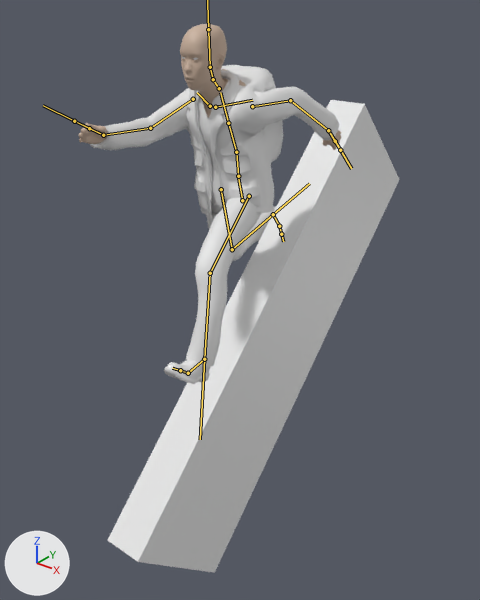
An edit to the FBX model Assets/blackwhite-side-scroller/Models/hero.fbx, drawn before and after from the same camera.
The view is the same before and after, from a 50 mm camera at (2.0, -2.44, 1.7) aimed at (-0.17, 0.27, 0.02). The axes (+X, +Y, +Z) are drawn at lower left. The lights are the same throughout. Both versions are drawn at frame 24 of the action 'metarig|Run'; the numbers are the values there. The bones that bend it are drawn over the model as lines.

Names of what the first picture shows: 'Cube', 'makehuman_character-base'.
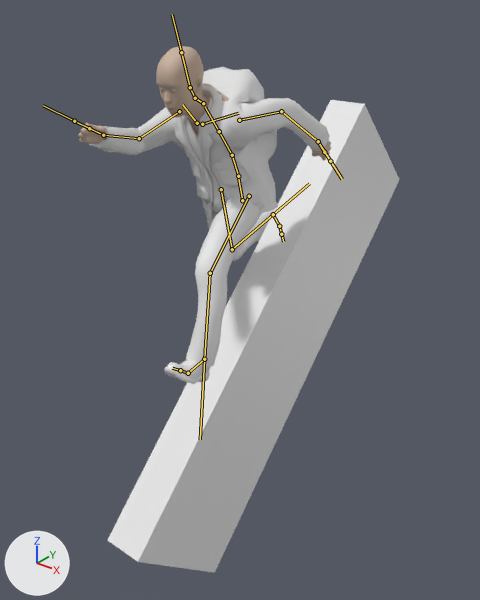
Location of each change, [x1, y1, x2, y2] in pixels of the pictures (480 x 600 px):
'makehuman_character-base', posed (6% shorter)
    before: [79, 24, 341, 384]
    after: [79, 46, 331, 384]
bone 'spine.001', root to tip
    before: (238, 176) to (236, 152)
    after: (238, 176) to (232, 155)
bone 'upper_arm.L', root to tip
    before: (252, 106) to (290, 100)
    after: (239, 120) to (281, 111)
bone 'forearm.L', root to tip
    before: (290, 100) to (328, 130)
    after: (281, 111) to (318, 141)
bone 'hand.L', root to tip
    before: (328, 130) to (335, 141)
    after: (318, 141) to (324, 152)
bone 'upper_arm.R', root to tip
    before: (193, 99) to (150, 128)
    after: (179, 111) to (139, 138)
bone 'forearm.R', root to tip
    before: (150, 128) to (103, 135)
    after: (139, 138) to (103, 135)
bone 'hand.L.IK', root to tip
    before: (328, 130) to (340, 150)
    after: (318, 141) to (330, 161)

The change in detail:
Bone 'spine.001' (bone_spine_001) turns from (0, 0, 0) to (15, 0, 0) degrees about its own x, y and z.
Bone 'upper_arm.L' (bone_upper_arm_l) turns from (-70, -6, -20) to (-55, -3, -24) degrees about its own x, y and z.
Bone 'forearm.L' (bone_forearm_l) turns from (-2, 0, -10) to (-1, 0, -13) degrees about its own x, y and z.
Bone 'hand.L' (bone_hand_l) turns from (1, 13, -7) to (0, 5, -2) degrees about its own x, y and z.
Bone 'upper_arm.R' (bone_upper_arm_r) turns from (55, 11, -15) to (38, 17, -23) degrees about its own x, y and z.
Bone 'forearm.R' (bone_forearm_r) turns from (13, 2, -4) to (49, 9, -13) degrees about its own x, y and z.
Bone 'hand.R' (bone_hand_r) turns from (-7, 12, -24) to (-25, 16, -23) degrees about its own x, y and z.
Bone 'hand.L.IK' (bone_hand_l_ik) moves from (0.227, -0.503, -0.398) to (0.245, -0.414, -0.357).
